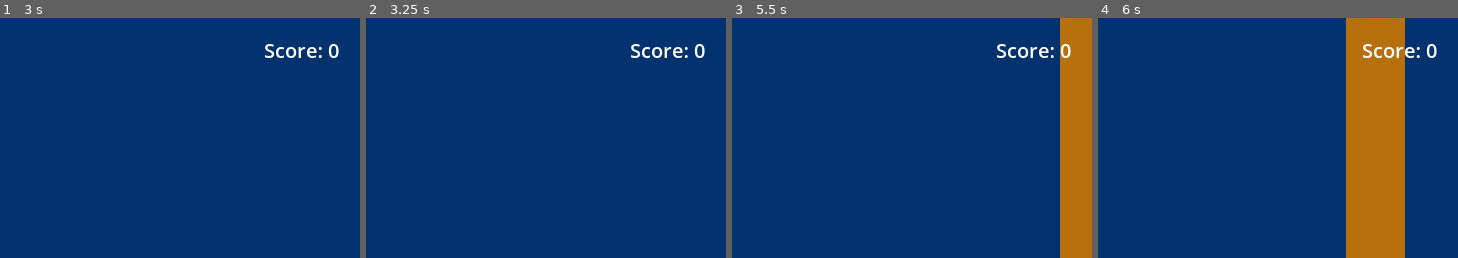
Above: before the commit, frames 1-4 (left to right).
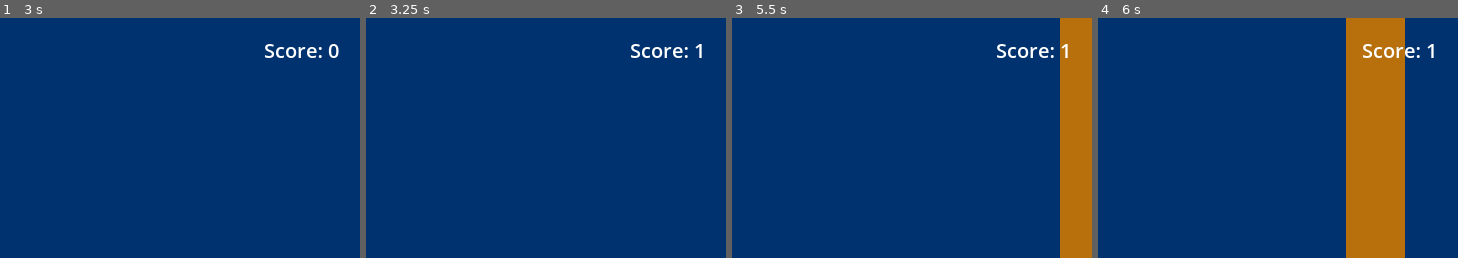
Above: after the commit, the same moments.

Repository: KreaeTerra/Proppy-Plane
Game: Godot game, scene res://scenes/world.tscn
Same seed, same stepped clock (60 frames per second), same inputs: the game is played once before the commit and once after it. The engine's default icon, where the game draws it, is replaced by a stand-in: a white triangle on a blue panel in a dark square.
Inputs:
- Up to frame 1 (3 s): hold Up (ui_up) 0.53-2.03 s; tap Enter at 1.25 s; hold Left (ui_left) from 2.03 s (still down); tap R at 2.75 s
- Up to frame 2 (3.25 s): keep holding Left (ui_left)
- Up to frame 3 (5.5 s): tap Enter at 3.5, 5 s; tap Space at 4.25 s; release Left (ui_left) at 4.28 s; hold Right (ui_right) 4.28-5.03 s; hold Up (ui_up) from 5.03 s (still down)
- Up to frame 4 (6 s): release Up (ui_up) at 5.78 s; hold Right (ui_right) from 5.78 s (still down)
The pictures show only the part of the screen within x 50-100%, y 0-50%; the shares and areas given below are measured in that part.

Frame 1 is identical in both runs. In frame 2, 0.1% of the frame differs, in the area x 91-95%, y 10-17%; in frame 3, 0.1%; in frame 4, 0.1%.

Commit message:
Create a collisionshape left of the screen

Diff:
--- a/scenes/world.tscn
+++ b/scenes/world.tscn
@@ -1,9 +1,12 @@
-[gd_scene load_steps=5 format=3 uid="uid://dyw34rn6apu6v"]
+[gd_scene load_steps=6 format=3 uid="uid://dyw34rn6apu6v"]
 
 [ext_resource type="Script" path="res://scripts/world.gd" id="1_xcusl"]
 [ext_resource type="PackedScene" uid="uid://b1xj0tsrr44q" path="res://scenes/plane.tscn" id="2_h6ayy"]
 [ext_resource type="PackedScene" uid="uid://ccv61s5h6i5ou" path="res://scenes/game_over_screen.tscn" id="2_kvwnv"]
 [ext_resource type="PackedScene" uid="uid://bgtngl4ju0ku8" path="res://scenes/gui.tscn" id="3_rq82s"]
+
+[sub_resource type="RectangleShape2D" id="RectangleShape2D_03ejd"]
+size = Vector2(32, 580)
 
 [node name="World" type="Node2D"]
 script = ExtResource("1_xcusl")
@@ -22,4 +25,10 @@
 [node name="Plane" parent="." instance=ExtResource("2_h6ayy")]
 position = Vector2(50, 100)
 
+[node name="DeathBorder" type="Area2D" parent="."]
+
+[node name="FrameLeft" type="CollisionShape2D" parent="DeathBorder"]
+position = Vector2(-50, 240)
+shape = SubResource("RectangleShape2D_03ejd")
+
 [connection signal="timeout" from="PillarTimer" to="." method="_on_pillar_timer_timeout"]
